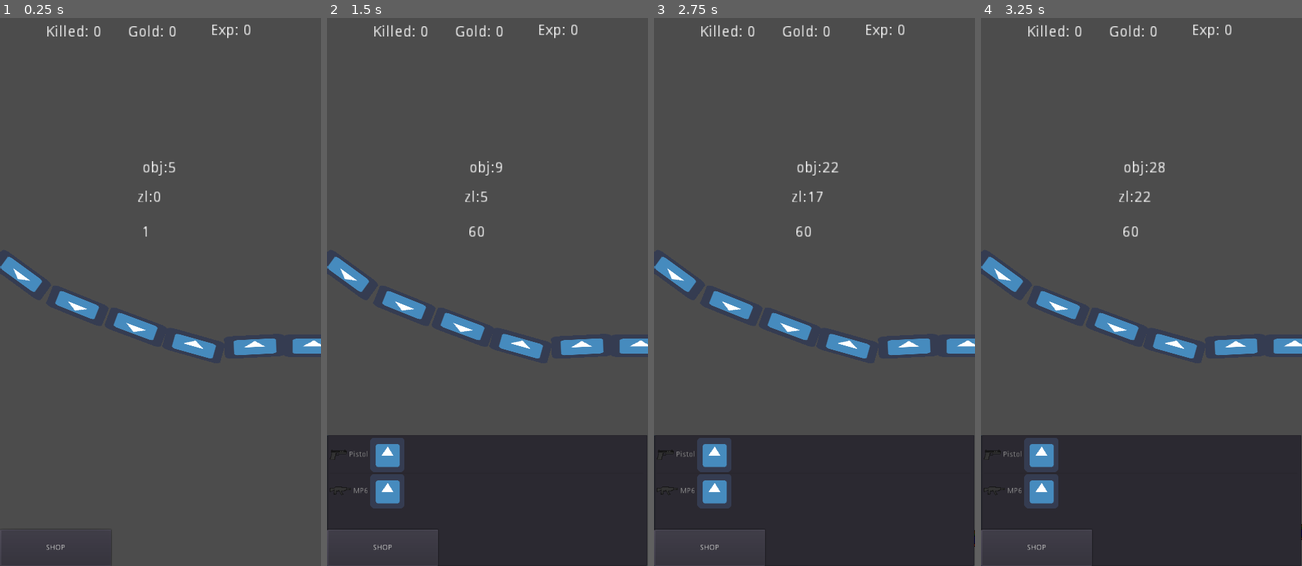
Above: before the commit, frames 1-4 (left to right).
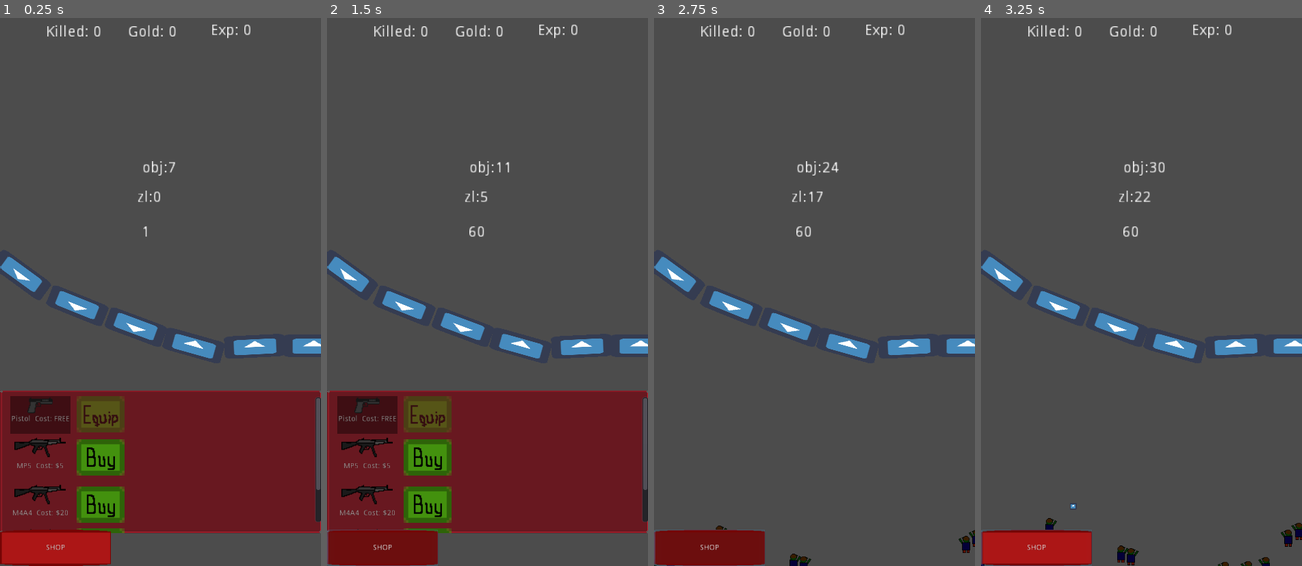
Above: after the commit, the same moments.

Repository: stranker/CLICKER_Z
Game: Godot game, scene res://Object/ClickArea.tscn
Two runs of this game, one before a commit and one after it. Both use one fixed random seed, a clock stepped at 60 frames per second and the inputs below. The engine's default icon, where the game draws it, is replaced by a stand-in: a white triangle on a blue panel in a dark square.
Inputs (mouse positions are in pixels of both pictures, inside the frame that each line leads up to):
- Up to frame 1 (0.25 s): no input
- Up to frame 2 (1.5 s): click "SHOP" at 0.5 s; click "SHOP" at 1.25 s
- Up to frame 3 (2.75 s): click "SHOP" at 2 s
- Up to frame 4 (3.25 s): drag from (1141, 297) to (1173, 171) at 2.77 s

The runs differ from the first frame. In frame 1, 28% of the frame differs, in the area x 0-100%, y 26-100%; in frame 2, 32%; in frame 3, 23%; in frame 4, 23%.

Commit message:
Add sprites + drag work

Diff:
--- a/GUI/WeaponShop.tscn
+++ b/GUI/WeaponShop.tscn
@@ -1,4 +1,54 @@
-[gd_scene load_steps=2 format=2]
+[gd_scene load_steps=5 format=2]
+
+[ext_resource path="res://Sprite/ShopPanel.png" type="Texture" id=1]
+
+[sub_resource type="StyleBoxFlat" id=6]
+
+content_margin_left = -1.0
+content_margin_right = -1.0
+content_margin_top = -1.0
+content_margin_bottom = -1.0
+bg_color = Color( 1, 0.984375, 0, 1 )
+draw_center = true
+border_width_left = 0
+border_width_top = 0
+border_width_right = 0
+border_width_bottom = 0
+border_color = Color( 0.8, 0.8, 0.8, 1 )
+border_blend = false
+corner_radius_top_left = 0
+corner_radius_top_right = 0
+corner_radius_bottom_right = 0
+corner_radius_bottom_left = 0
+corner_detail = 8
+expand_margin_left = 0.0
+expand_margin_right = 0.0
+expand_margin_top = 0.0
+expand_margin_bottom = 0.0
+shadow_color = Color( 0, 0, 0, 0.6 )
+shadow_size = 0
+anti_aliasing = true
+anti_aliasing_size = 1
+
+[sub_resource type="StyleBoxTexture" id=5]
+
+content_margin_left = -1.0
+content_margin_right = -1.0
+content_margin_top = -1.0
+content_margin_bottom = -1.0
+texture = ExtResource( 1 )
+region_rect = Rect2( 0, 0, 120, 60 )
+margin_left = 20.0
+margin_right = 20.0
+margin_top = 11.5
+margin_bottom = 20.0
+expand_margin_left = 0.0
+expand_margin_right = 0.0
+expand_margin_top = 0.0
+expand_margin_bottom = 0.0
+modulate_color = Color( 1, 1, 1, 1 )
+draw_center = true
+_sections_unfolded = [ "Margin" ]
 
 [sub_resource type="GDScript" id=1]
 
@@ -6,10 +56,13 @@
 script/source = "extends ItemList
 
 var weapon = preload(\"res://Object/Weapon.tscn\")
+var drag_unit = 10
 
 func _ready():
 	create_weapons()
 	init_weapons()
+	buy_weapon(1)
+	#hide()
 	pass
 
 func init_weapons():
@@ -17,17 +70,21 @@
 	if !Global.WEAPON_LIST.empty():
 		for i in Global.WEAPON_LIST:
 			add_item(i.get_weapon_name(),load(i.get_shop_texture()),false)
-			add_icon_item(load(\"res://icon.png\"),true)
+			add_icon_item(load(\"res://Sprite/BuyButton.png\"),true)
 	pass
 
 
 func create_weapons():
-	for i in range(2):
+	for i in range(4):
 		var w = weapon.instance()
 		if i == 0:
-			w.create_weapon(\"Pistol\",0,1,\"res://Sprite/Pistol.png\")
+			w.create_weapon(\"Pistol \\t Cost: FREE\",0,1,\"res://Sprite/Pistol.png\")
 		if i == 1:
-			w.create_weapon(\"MP6\",5,2,\"res://Sprite/MP6.png\")
+			w.create_weapon(\"MP5 \\t Cost: $5\",5,2,\"res://Sprite/MP5.png\")
+		if i == 2:
+			w.create_weapon(\"M4A4 \\t Cost: $20\",20,3,\"res://Sprite/MP5.png\")
+		if i == 3:
+			w.create_weapon(\"TEST \\t Cost: $200\",200,3,\"res://Sprite/Pistol.png\")
 		Global.WEAPON_LIST.push_back(w)
 		get_tree().root.call_deferred(\"add_child\",w)
 	Global.curr_weapon = Global.WEAPON_LIST[0]
@@ -35,48 +92,82 @@
 
 func _on_WeaponShop_item_selected(index):
 	if index % 2 != 0:
-		buy_weapon(index)
-	else:
 		if Global.WEAPON_LIST[index/2].get_buy():
-			Global.curr_weapon = Global.WEAPON_LIST[index/2]
-	pass # replace with function body
+			equip_weapon(index)
+		else:
+			buy_weapon(index)
+	pass
+
+func equip_weapon(ind):
+	var w = Global.WEAPON_LIST[(ind-1)/2]
+	Global.curr_weapon = w
+	enable_equip_buttons(ind)
+	pass
 
 func buy_weapon(ind):
 	var w = Global.WEAPON_LIST[(ind-1)/2]
 	if Global.GOLD >= w.get_cost():
-		print(\"xd\")
 		w.set_buy(true)
 		Global.curr_weapon = w
 		Global.GOLD -= w.get_cost()
+		set_item_icon(ind,load(\"res://Sprite/EquipButton.png\"))
+		enable_equip_buttons(ind)
 	else:
 		unselect(ind)
-	pass"
+	pass
+
+func enable_equip_buttons(ind):
+	set_item_disabled(ind,true)
+	set_item_custom_bg_color((ind-1),Color(0,0,0,0.4))
+	for i in range(get_item_count()):
+		if i % 2 != 0 and i != ind:
+			set_item_disabled(i,false)
+			set_item_custom_bg_color((i-1),Color(0,0,0,0))
+	unselect(ind)
+	pass
+
+func _on_WeaponShop_gui_input(ev):
+	if ev is InputEventScreenDrag:
+		if ev.relative.y>0:
+			get_v_scroll().value -= drag_unit
+		else:
+			get_v_scroll().value += drag_unit
+	pass # replace with function body
+"
 _sections_unfolded = [ "Resource" ]
 
 [node name="WeaponShop" type="ItemList" index="0"]
 
+show_behind_parent = true
 anchor_left = 0.0
 anchor_top = 0.0
 anchor_right = 0.0
 anchor_bottom = 0.0
-margin_right = 184.0
-margin_bottom = 188.0
+margin_left = 102.0
+margin_top = 111.0
+margin_right = 622.0
+margin_bottom = 315.0
 rect_pivot_offset = Vector2( 0, 0 )
 rect_clip_content = true
 focus_mode = 2
 mouse_filter = 0
-mouse_default_cursor_shape = 0
+mouse_default_cursor_shape = 6
 size_flags_horizontal = 1
 size_flags_vertical = 1
+custom_styles/cursor_unfocused = SubResource( 6 )
+custom_styles/bg = SubResource( 5 )
+custom_colors/guide_color = Color( 0, 0, 0, 0.734824 )
 items = [  ]
 select_mode = 0
 allow_reselect = false
 max_text_lines = 2
 max_columns = 2
 same_column_width = true
-icon_mode = 1
+icon_mode = 0
+icon_scale = 1.5
 fixed_icon_size = Vector2( 0, 0 )
 script = SubResource( 1 )
-_sections_unfolded = [ "Columns", "Icon" ]
+
+[connection signal="gui_input" from="." to="." method="_on_WeaponShop_gui_input"]
 
 [connection signal="item_selected" from="." to="." method="_on_WeaponShop_item_selected"]
--- a/Object/ClickArea.tscn
+++ b/Object/ClickArea.tscn
@@ -1,9 +1,12 @@
-[gd_scene load_steps=7 format=2]
+[gd_scene load_steps=13 format=2]
 
 [ext_resource path="res://Object/Wall.tscn" type="PackedScene" id=1]
 [ext_resource path="res://Object/SpawnControl.tscn" type="PackedScene" id=2]
 [ext_resource path="res://Object/Spawner.tscn" type="PackedScene" id=3]
-[ext_resource path="res://GUI/WeaponShop.tscn" type="PackedScene" id=4]
+[ext_resource path="res://Sprite/ButtonShopH.png" type="Texture" id=4]
+[ext_resource path="res://Sprite/ButtonShopC.png" type="Texture" id=5]
+[ext_resource path="res://Sprite/ButtonShop.png" type="Texture" id=6]
+[ext_resource path="res://GUI/WeaponShop.tscn" type="PackedScene" id=7]
 
 [sub_resource type="GDScript" id=1]
 
@@ -64,7 +67,64 @@
 custom_solver_bias = 0.0
 extents = Vector2( 16.595, 8.47007 )
 
-[node name="ClickArea" type="Node2D" index="0"]
+[sub_resource type="StyleBoxTexture" id=4]
+
+content_margin_left = -1.0
+content_margin_right = -1.0
+content_margin_top = -1.0
+content_margin_bottom = -1.0
+texture = ExtResource( 4 )
+region_rect = Rect2( 0, 0, 200, 60 )
+margin_left = 0.0
+margin_right = 0.0
+margin_top = 0.0
+margin_bottom = 0.0
+expand_margin_left = 0.0
+expand_margin_right = 0.0
+expand_margin_top = 0.0
+expand_margin_bottom = 0.0
+modulate_color = Color( 1, 1, 1, 1 )
+draw_center = true
+
+[sub_resource type="StyleBoxTexture" id=5]
+
+content_margin_left = -1.0
+content_margin_right = -1.0
+content_margin_top = -1.0
+content_margin_bottom = -1.0
+texture = ExtResource( 5 )
+region_rect = Rect2( 0, 0, 200, 60 )
+margin_left = 0.0
+margin_right = 0.0
+margin_top = 0.0
+margin_bottom = 0.0
+expand_margin_left = 0.0
+expand_margin_right = 0.0
+expand_margin_top = 0.0
+expand_margin_bottom = 0.0
+modulate_color = Color( 1, 1, 1, 1 )
+draw_center = true
+
+[sub_resource type="StyleBoxTexture" id=3]
+
+content_margin_left = -1.0
+content_margin_right = -1.0
+content_margin_top = -1.0
+content_margin_bottom = -1.0
+texture = ExtResource( 6 )
+region_rect = Rect2( 0, 0, 200, 60 )
+margin_left = 0.0
+margin_right = 0.0
+margin_top = 0.0
+margin_bottom = 0.0
+expand_margin_left = 0.0
+expand_margin_right = 0.0
+expand_margin_top = 0.0
+expand_margin_bottom = 0.0
+modulate_color = Color( 1, 1, 1, 1 )
+draw_center = true
+
+[node name="ClickArea" type="Node2D"]
 
 script = SubResource( 1 )
 
@@ -277,6 +337,9 @@
 mouse_default_cursor_shape = 0
 size_flags_horizontal = 1
 size_flags_vertical = 1
+custom_styles/hover = SubResource( 4 )
+custom_styles/pressed = SubResource( 5 )
+custom_styles/normal = SubResource( 3 )
 toggle_mode = false
 enabled_focus_mode = 2
 shortcut = null
@@ -284,19 +347,14 @@
 text = "SHOP"
 flat = false
 align = 1
-
-[node name="WeaponShop" parent="GUI/Shop" index="0" instance=ExtResource( 4 )]
-
-visible = false
-show_behind_parent = true
-anchor_left = 0.5
-anchor_top = 1.0
-anchor_right = 0.5
-anchor_bottom = 1.0
-margin_left = -103.5
-margin_top = -245.0
-margin_right = 495.5
-margin_bottom = 0.0
+_sections_unfolded = [ "Rect", "custom_styles" ]
+
+[node name="WeaponShop" parent="GUI/Shop" index="0" instance=ExtResource( 7 )]
+
+margin_left = 0.0
+margin_top = -260.0
+margin_right = 601.0
+margin_bottom = 6.0
 
 [connection signal="input_event" from="Area" to="." method="_on_Area_input_event"]
 
Binary file added: Sprite/Button.ase
Binary file added: Sprite/Button.png
Not shown, added: Sprite/Button.png.import
Binary file added: Sprite/ButtonShop.png
Not shown, added: Sprite/ButtonShop.png.import
Binary file added: Sprite/ButtonShopC.png
Not shown, added: Sprite/ButtonShopC.png.import
Binary file added: Sprite/ButtonShopH.png
Not shown, added: Sprite/ButtonShopH.png.import
Binary file added: Sprite/BuyButton.png
Not shown, added: Sprite/BuyButton.png.import
Binary file added: Sprite/EquipButton.png
(and 8 more such lines)
